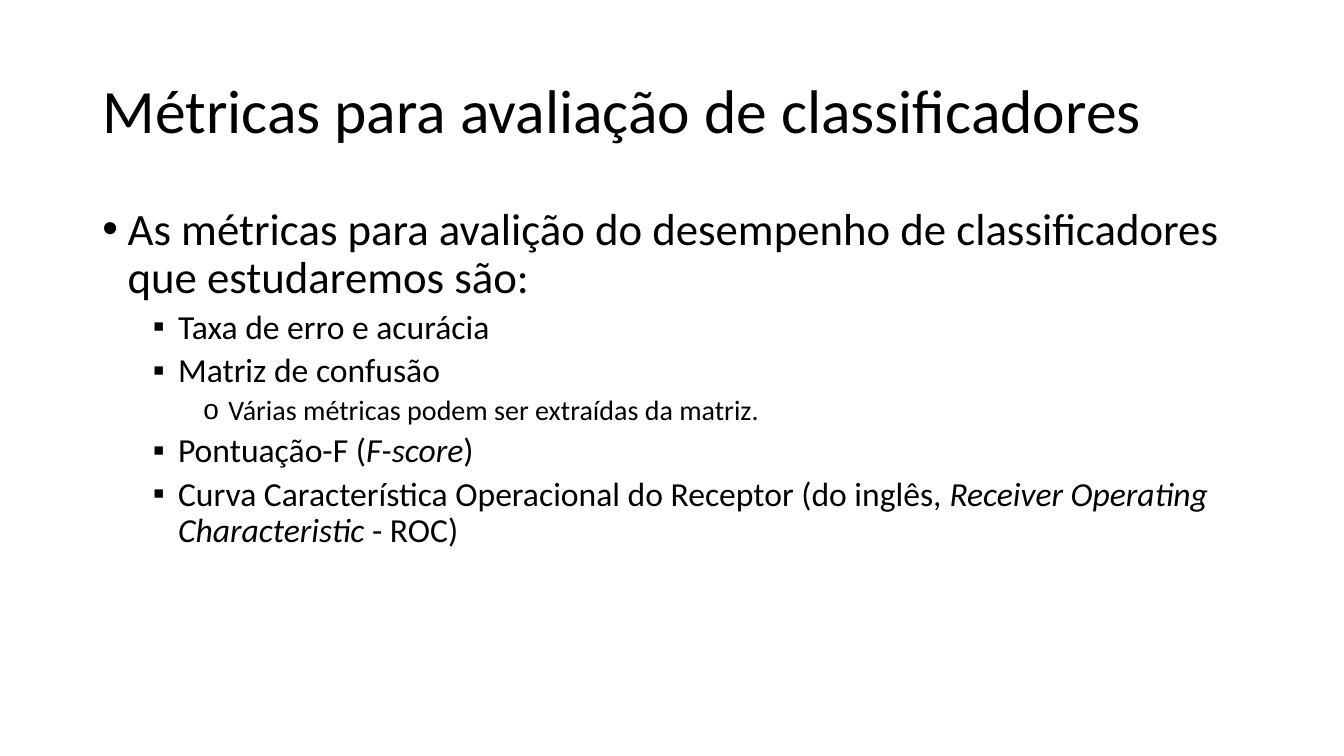
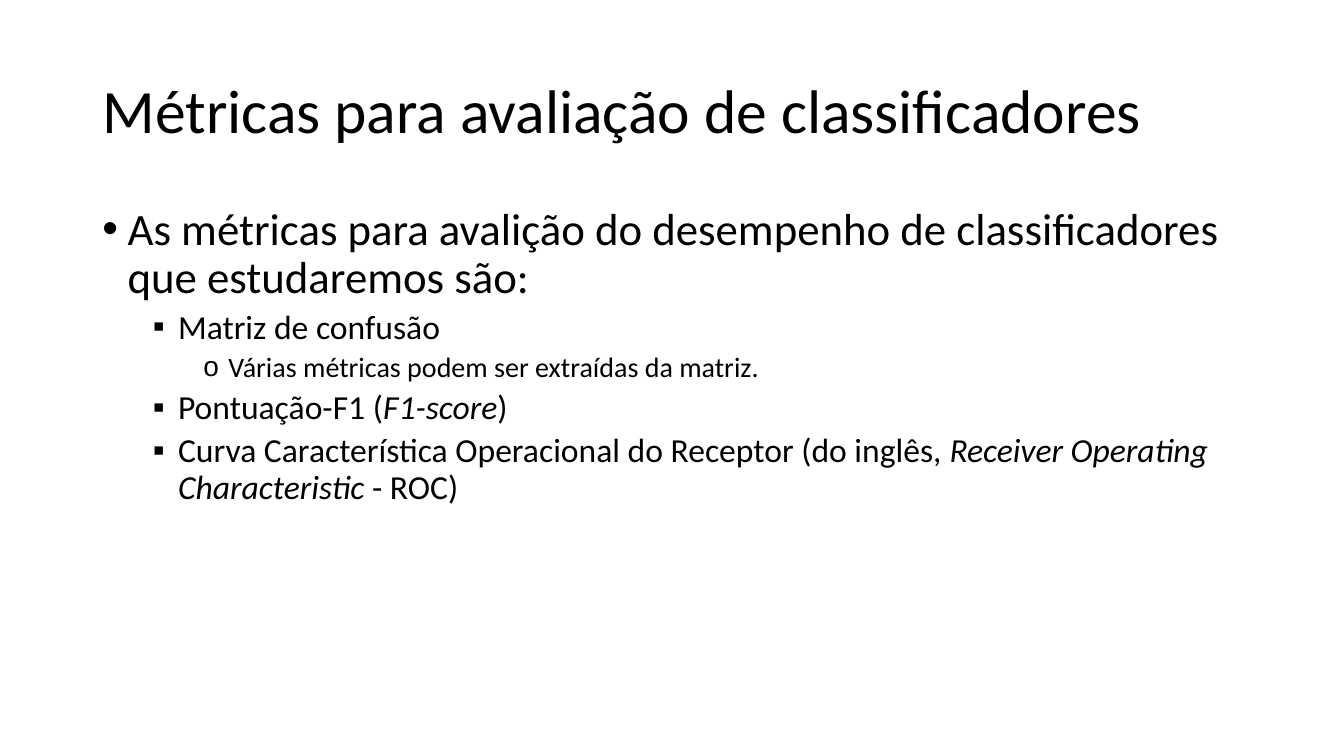
Before and after one commit to zz4fap/t320_aprendizado_de_maquina, a slide deck: slide 3 of slides/T320_Classificação (Parte V).pptx. Drawn at 1344x756 pixels with LibreOffice and Linux fonts; fonts in the diff are those of the drawing. Boxes give left, top, right and bottom in pixels: in the first picture for what was removed or moved away, otherwise in the second. Text is boxed around its words. In the diff, an @@ line names an element or a change of style, - is before the commit and + after.

```diff
--- a/slides/T320_Classificação (Parte V).pptx
+++ b/slides/T320_Classificação (Parte V).pptx
@@ text at [178,315,489,340]: paragraph removed @@
-  ▪ Taxa de erro e acurácia
@@ text at [178,394,508,425]: text changed @@
-  ▪ Pontuação-F (F-score)
+  ▪ Pontuação-F1 (F1-score)
```
Also in this commit, not shown: 2 other slides changed, 13 slides added, 4 slides removed.
